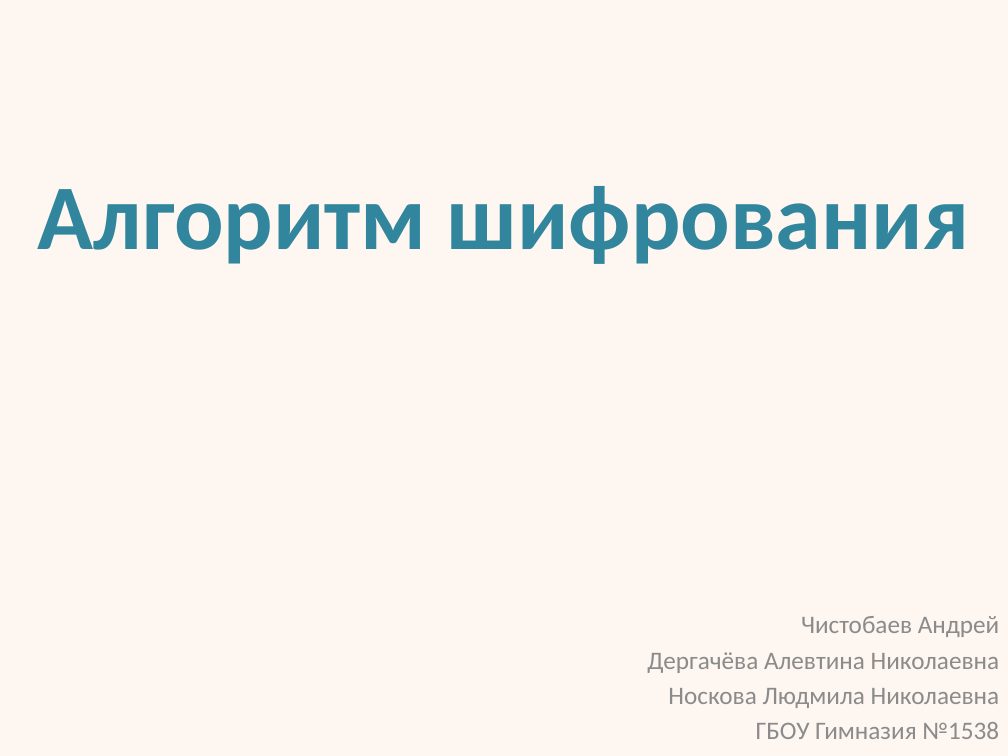
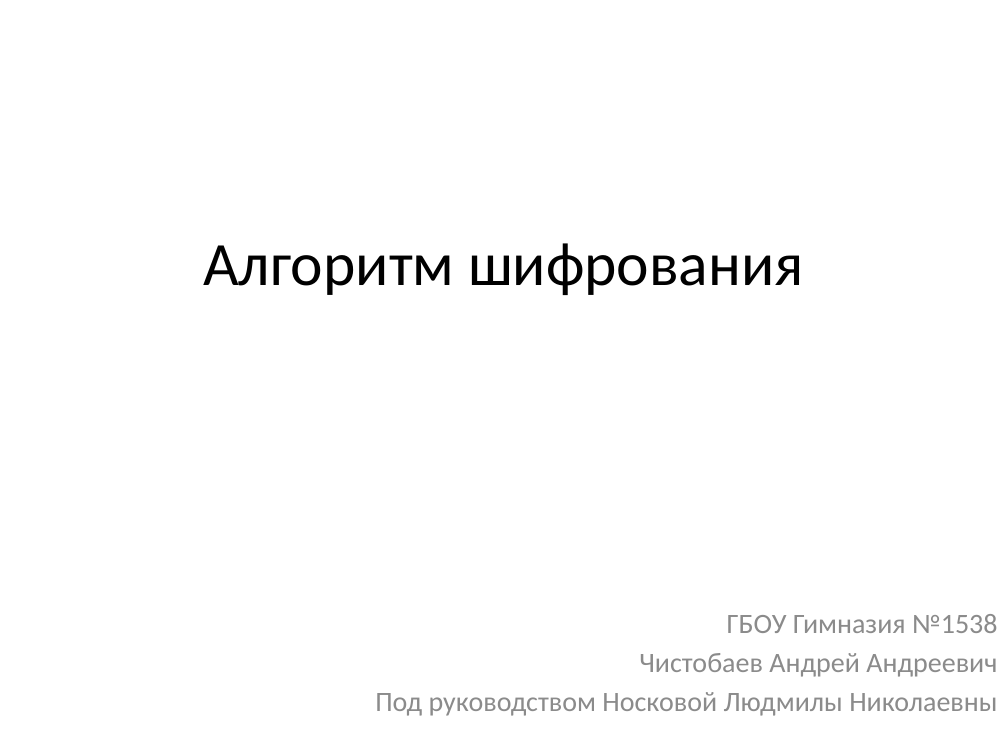
Before and after one commit to VSergey/Cryptographic-algorithm-based-on-linear-Cellular-Automata, a slide deck: slide 1 of Проект.pptx. Drawn at 1008x756 pixels with LibreOffice and Linux fonts; fonts in the diff are those of the drawing. Boxes give left, top, right and bottom in pixels: in the first picture for what was removed or moved away, otherwise in the second. Text is boxed around its words. In the diff, an @@ line names an element or a change of style, - is before the commit and + after.

```diff
--- a/Проект.pptx
+++ b/Проект.pptx
@@ background #FEF6F0 to #FFFFFF @@
@@ title "Алгоритм шифрования": place and size @@
-title "Алгоритм шифрования" at (38, 186, 969, 264)
+title "Алгоритм шифрования" at (203, 243, 804, 295)
@@ title "Алгоритм шифрования" at (203, 243, 804, 295): size 66 to 44 pt, text colour #31859C to #000000, bold off @@
@@ subtitle at (647, 616, 1000, 708): paragraphs removed @@
-Чистобаев Андрей
-Дергачёва Алевтина Николаевна
-Носкова Людмила Николаевна
@@ subtitle at (727, 614, 998, 633): size 18 to 20 pt in "ГБОУ Гимназия №1538" @@
@@ subtitle at (375, 653, 997, 716): paragraphs added @@
+Чистобаев Андрей Андреевич
+Под руководством Носковой Людмилы Николаевны
```
Also in this commit, not shown: 9 slides added, 9 slides removed, 1 other file.
